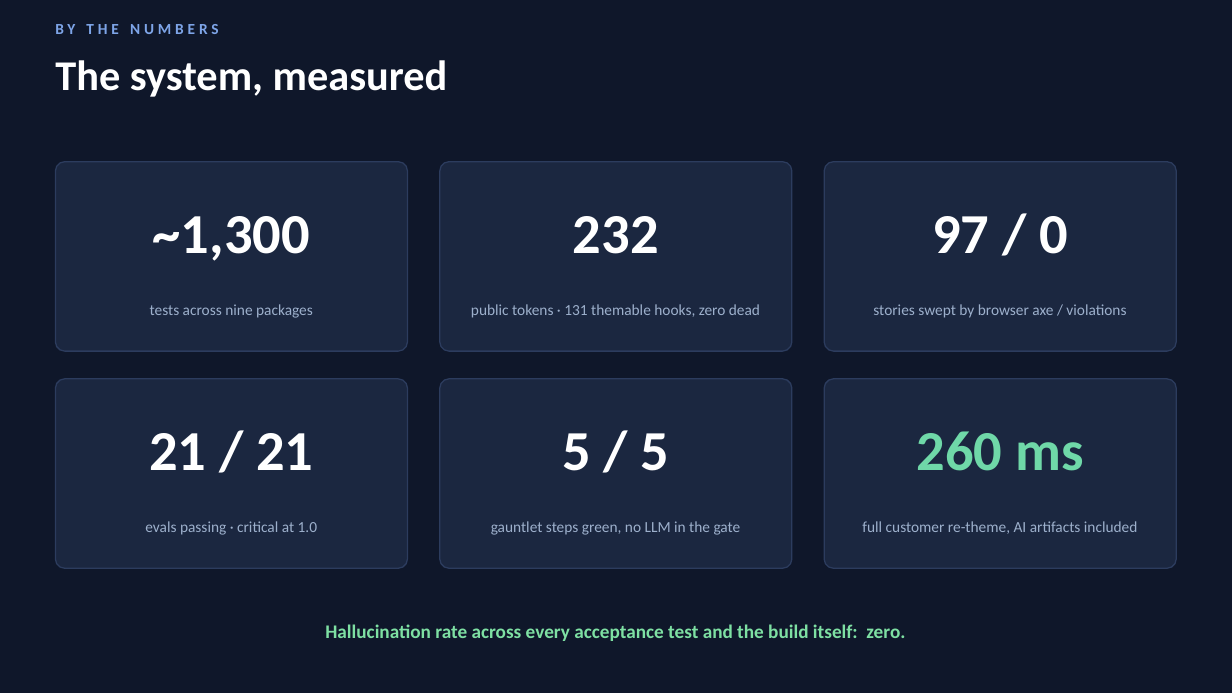
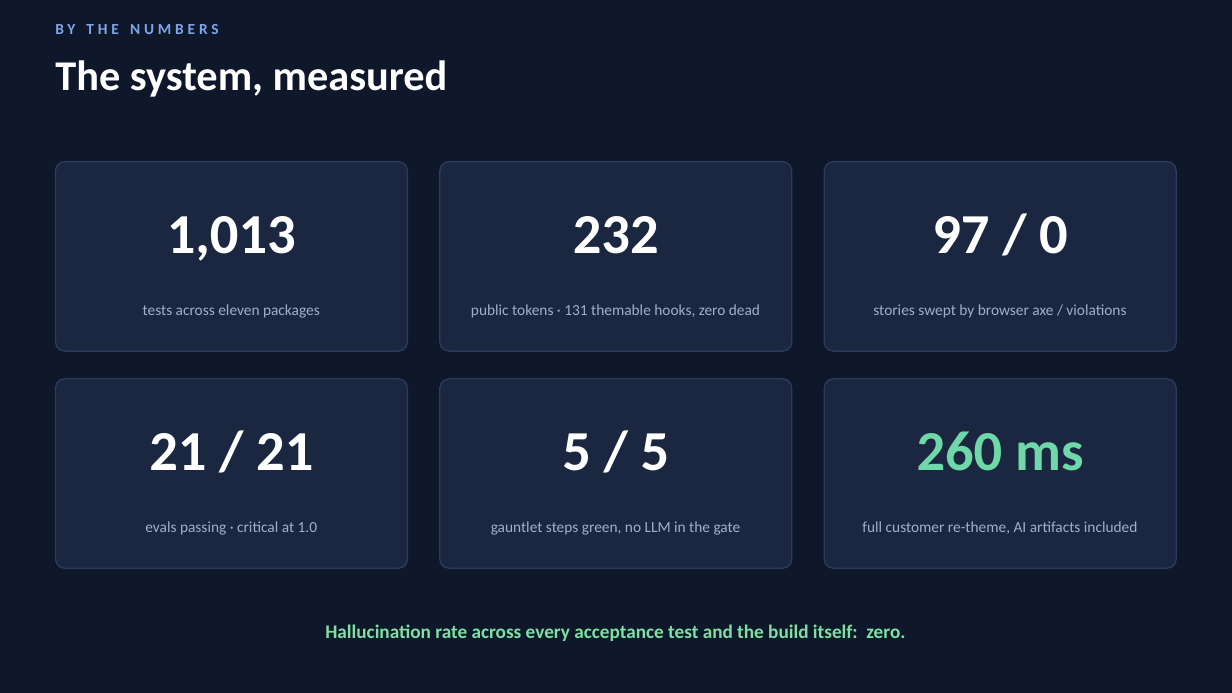
Before and after one commit to mcbugz/AIR-DS, a slide deck: slide 10 of docs/AIR-DS-overview.pptx. Drawn at 1232x693 pixels with LibreOffice and Linux fonts; fonts in the diff are those of the drawing. Boxes give left, top, right and bottom in pixels: in the first picture for what was removed or moved away, otherwise in the second. Text is boxed around its words. In the diff, an @@ line names an element or a change of style, - is before the commit and + after.

```diff
--- a/docs/AIR-DS-overview.pptx
+++ b/docs/AIR-DS-overview.pptx
@@ text at box(167, 216, 296, 261): text changed @@
-~1,300
+1,013
@@ text at box(143, 304, 320, 318): text changed @@
-tests across nine packages
+tests across eleven packages
```
Also in this commit, not shown: 2 other files.
